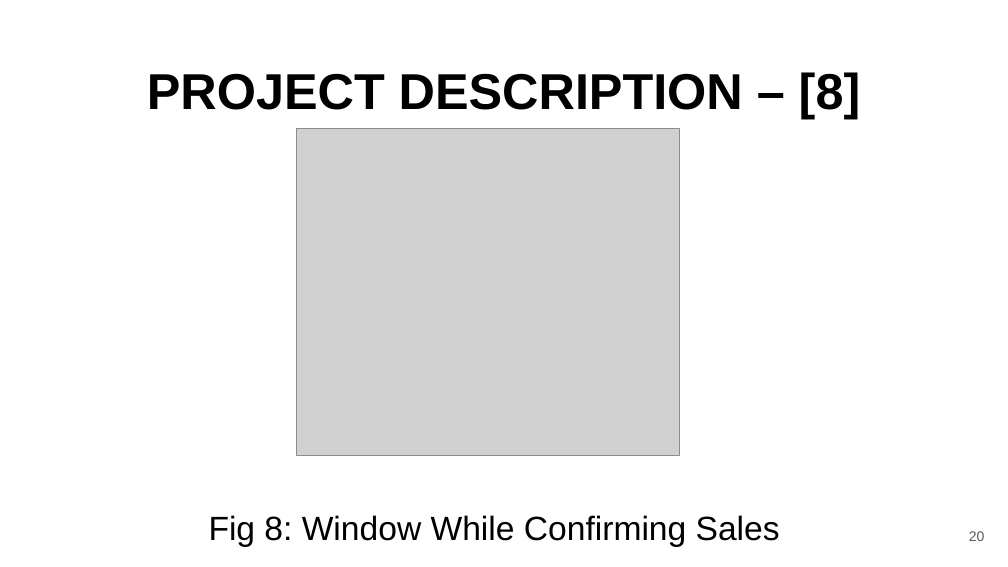
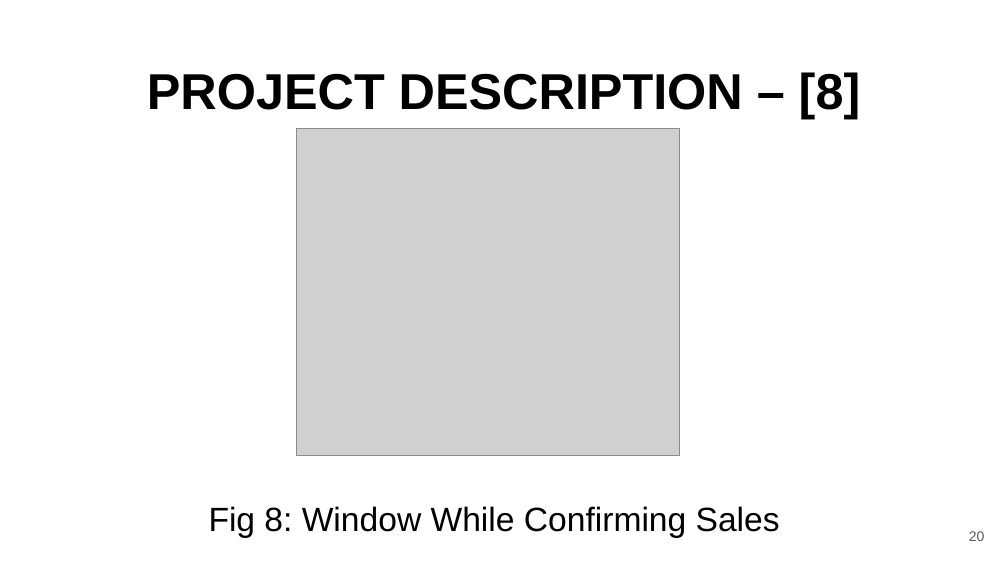
Before and after one commit to pankajmehta07/Sales-Management-System, a slide deck: slide 20 of Sales_Management_Project.pptx. Drawn at 1008x567 pixels with LibreOffice and Linux fonts; fonts in the diff are those of the drawing; grey boxes stand for pictures. Boxes give left, top, right and bottom in pixels: in the first picture for what was removed or moved away, otherwise in the second. Text is boxed around its words. In the diff, an @@ line names an element or a change of style, - is before the commit and + after.

Commit message:
Updated slides for project.

```diff
--- a/Sales_Management_Project.pptx
+++ b/Sales_Management_Project.pptx
@@ text "Fig 8: Window While Confirming ...": place and size @@
-text "Fig 8: Window While Confirming ..." at (209,515,780,547)
+text "Fig 8: Window While Confirming ..." at (209,506,780,538)
```
Also in this commit, not shown: 6 other slides changed.
